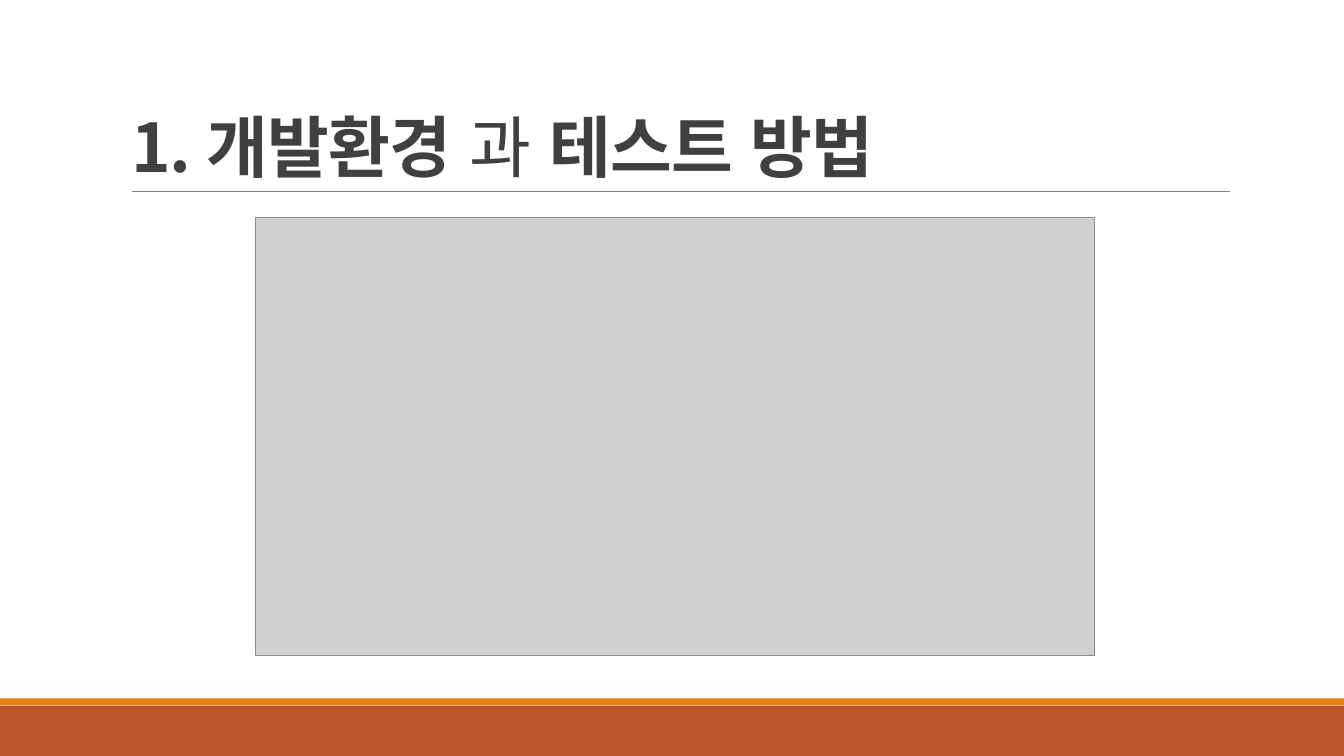
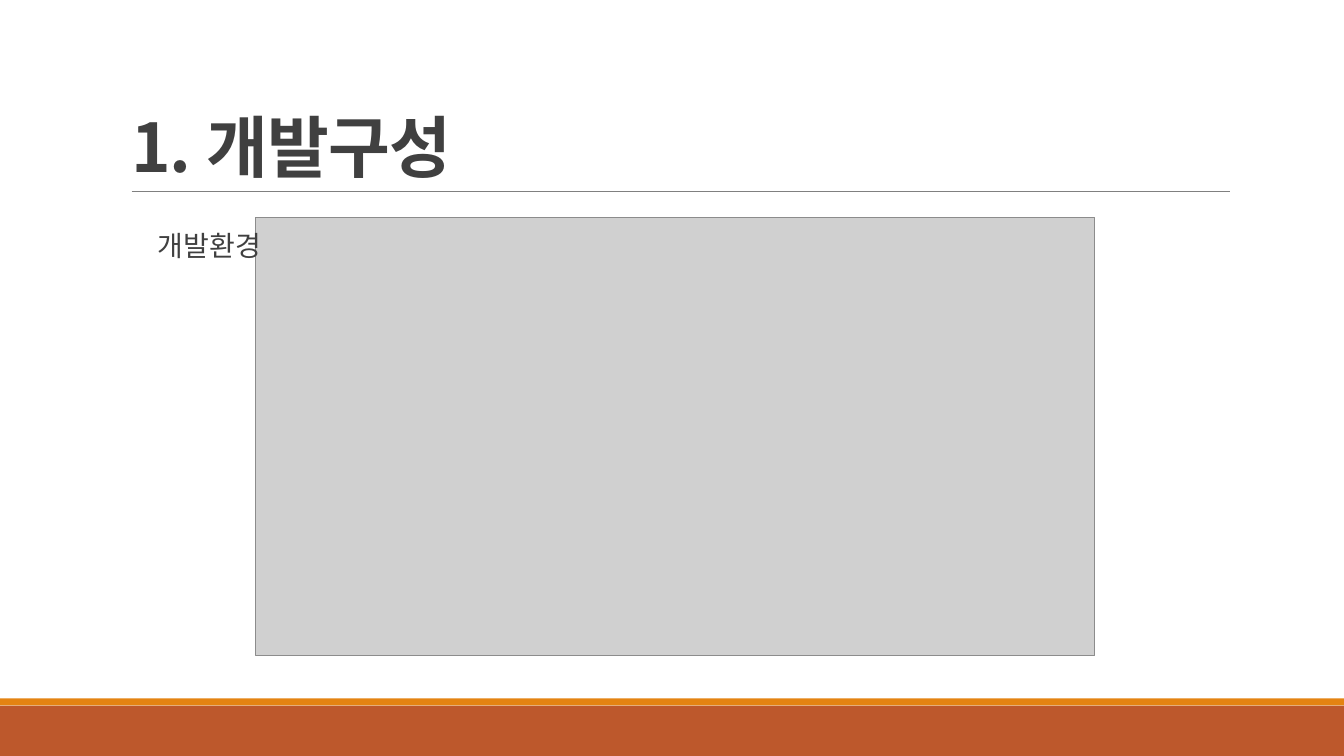
Before and after one commit to src8655/mhshop, a slide deck: slide 4 of 윤민호 발표.pptx (slide 3 before the commit). Drawn at 1344x756 pixels with LibreOffice and Linux fonts; fonts in the diff are those of the drawing; grey boxes stand for pictures. Boxes give left, top, right and bottom in pixels: in the first picture for what was removed or moved away, otherwise in the second. Text is boxed around its words. In the diff, an @@ line names an element or a change of style, - is before the commit and + after.

```diff
--- a/윤민호 발표.pptx
+++ b/윤민호 발표.pptx
@@ title at bbox=[131, 115, 451, 178]: text changed @@
-1. 개발환경 과 테스트 방법
+1. 개발구성
@@ text added at bbox=[158, 228, 261, 264], 20 pt, text #404040 @@
+개발환경
```
Also in this commit, not shown: 3 other slides changed, 1 slide added.
